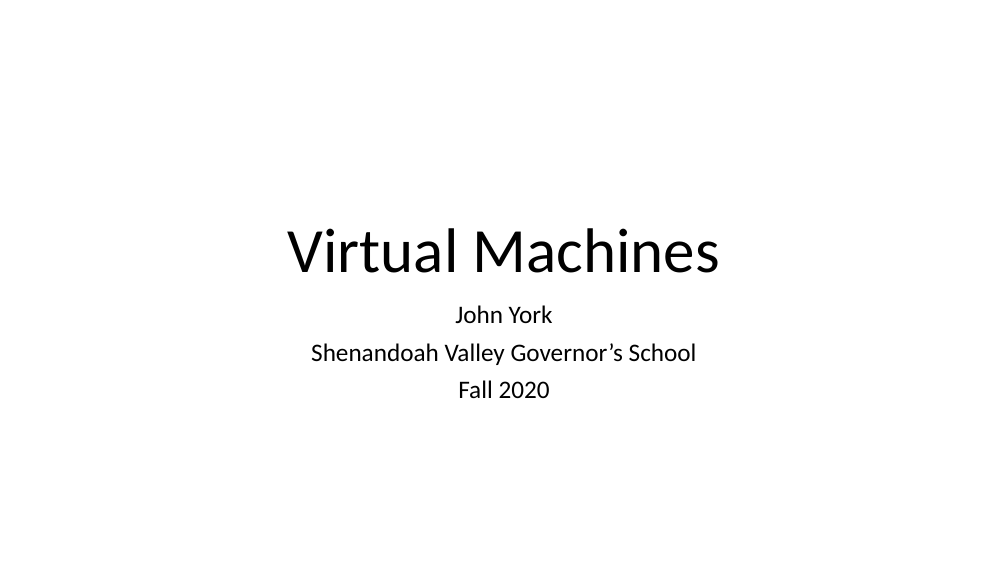
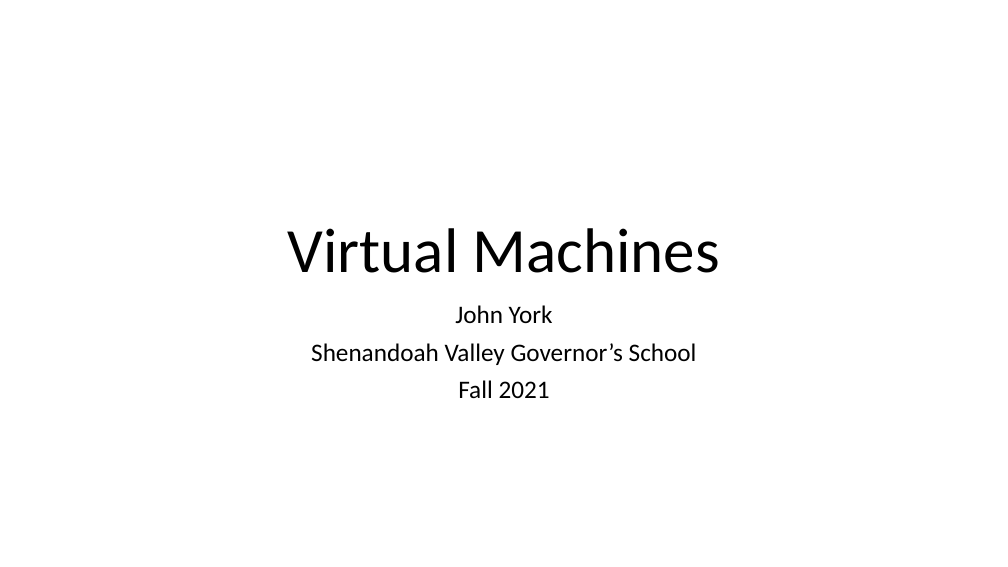
Before and after one commit to john-r2/CyberSec-Modules, a slide deck: slide 1 of 2.VM_Cloud/Virtual Machines.pptx. Drawn at 1008x567 pixels with LibreOffice and Linux fonts; fonts in the diff are those of the drawing. Boxes give left, top, right and bottom in pixels: in the first picture for what was removed or moved away, otherwise in the second. Text is boxed around its words. In the diff, an @@ line names an element or a change of style, - is before the commit and + after.

```diff
--- a/2.VM_Cloud/Virtual Machines.pptx
+++ b/2.VM_Cloud/Virtual Machines.pptx
@@ subtitle at bbox=[458, 380, 550, 399]: text changed @@
-Fall 2020
+Fall 2021
```
Also in this commit, not shown: 1 other slide changed, 2 slides added, 3 other files.
